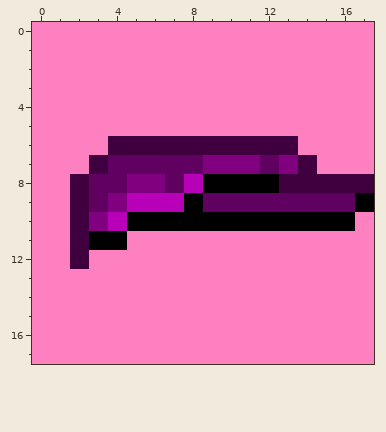
Two states of a pixel-art sprite, trunk/game/org/pandcorps/platform/res/chr/headgear/Cap.png. The first picture shows the starting point.
The file is 18x18 pixels.
New version:
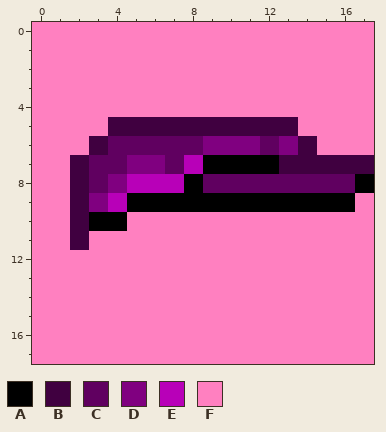
Palette (. is transparent): A #000000  B #400040  C #600060  D #800080  E #b800b8  F #ff80c0
Change:
y 5: x 4..13 FFFFFFFFFF -> BBBBBBBBBB
y 6: x 3..14 FBBBBBBBBBBF -> BCCCCCDDDCDB
y 7: x 2..3 FB -> BC; x 5..6 CC -> DD; x 8..13 CDDDCD -> EAAAAB; x 15..17 FFF -> BBB
y 8: x 4..17 CDDCEAAAABBBBB -> DEEEACCCCCCCCA
y 9: x 3..7 CDEEE -> DEAAA; x 9..17 CCCCCCCCA -> AAAAAAAAF
y 10: x 3..16 DEAAAAAAAAAAAA -> AAFFFFFFFFFFFF
y 11: x 3..4 AA -> FF
y 12: x 2 B -> F
Boxes around the changes in both pictures, in picture pixels (x1, y1, x2, y2):
changed: (70, 117, 374, 269)
